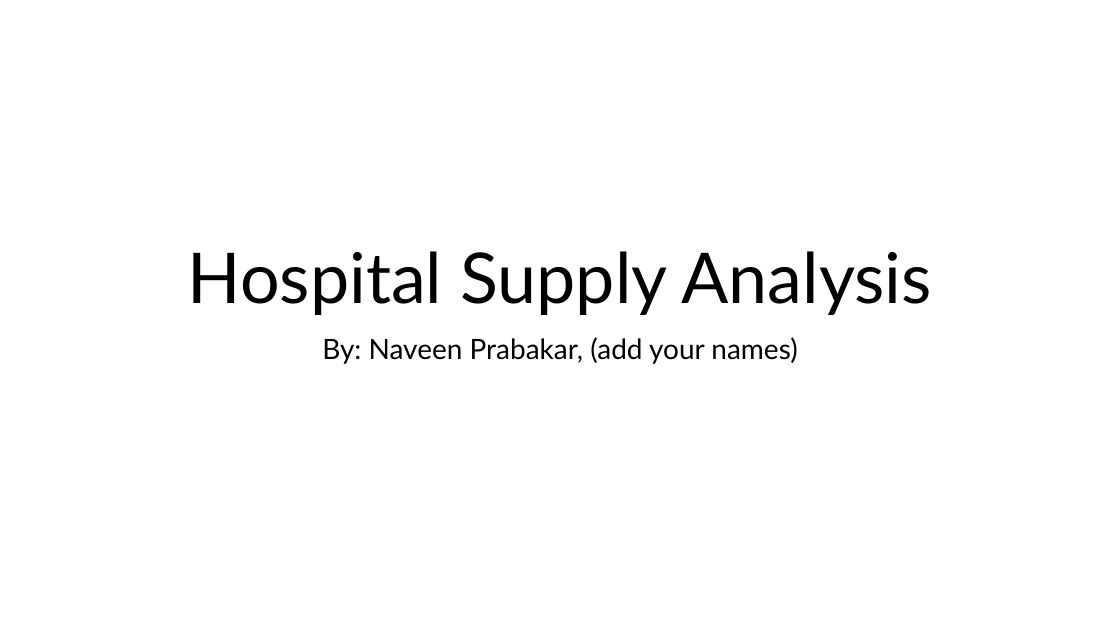
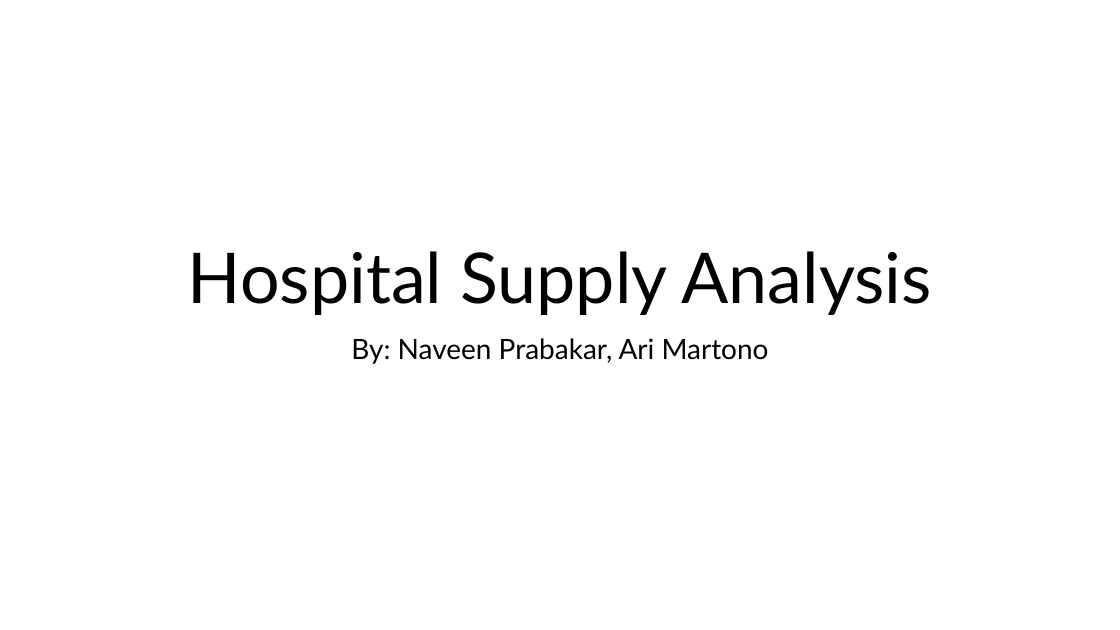
Before and after one commit to NaveenPrabakar/COVID-Data-Analysis, a slide deck: slide 1 of Hospital Supply Analysis.pptx. Drawn at 1120x630 pixels with LibreOffice and Linux fonts; fonts in the diff are those of the drawing. Boxes give left, top, right and bottom in pixels: in the first picture for what was removed or moved away, otherwise in the second. Text is boxed around its words. In the diff, an @@ line names an element or a change of style, - is before the commit and + after.

Commit message:
name to ppt

```diff
--- a/Hospital Supply Analysis.pptx
+++ b/Hospital Supply Analysis.pptx
@@ subtitle at [351,338,769,364]: text changed @@
-By: Naveen Prabakar, (add your names)
+By: Naveen Prabakar, Ari Martono
```
